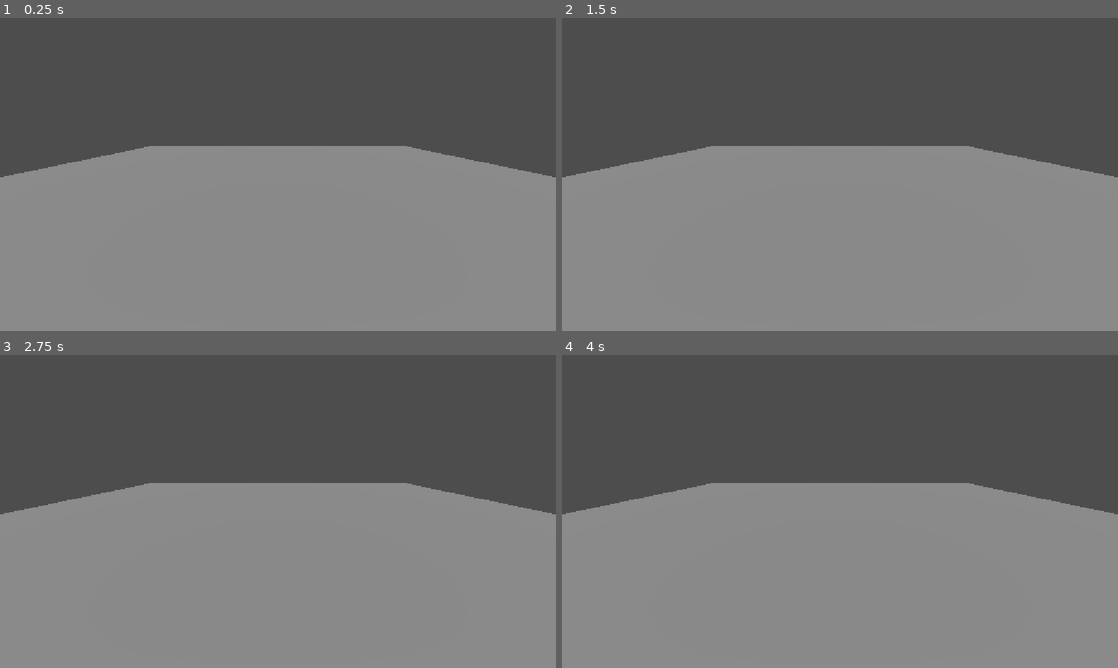
Above: before the commit, frames 1-4 (two rows, left to right).
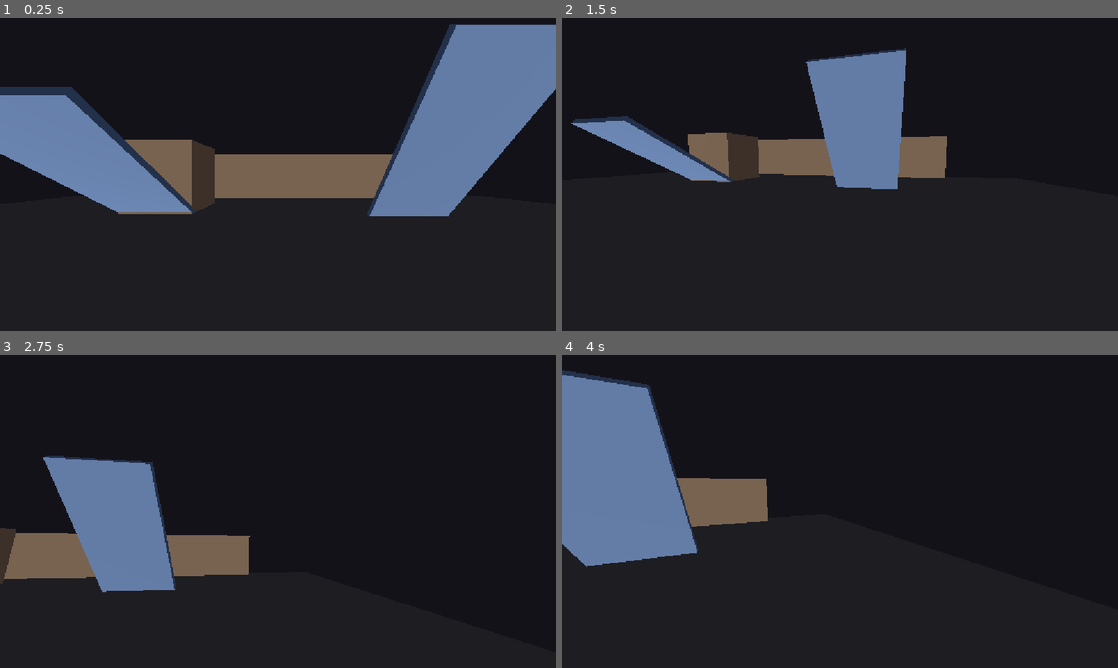
Above: after the commit, the same moments.

Repository: ryanhicke/dark-fantasy-fps
Game: Godot game, scene res://main.tscn
Two runs of this game, one before a commit and one after it. Both use one fixed random seed, a clock stepped at 60 frames per second and the inputs below.
Inputs (mouse positions are in pixels of both pictures, inside the frame that each line leads up to):
- Up to frame 1 (0.25 s): no input
- Up to frame 2 (1.5 s): tap Enter at 0.5 s; move the mouse to (962, 158) at 0.52 s; hold D (move_right, bound only after the commit) 0.53-1.25 s; tap Space (jump, bound only after the commit) at 0.6, 0.77, 1.07 s; click (962, 158) at 0.67 s; drag from (728, 190) to (812, 237) at 1.27 s
- Up to frame 3 (2.75 s): tap Space (jump, bound only after the commit) at 2, 2.3 s; move the mouse to (333, 442) at 2.02 s; hold D (move_right, bound only after the commit) from 2.03 s (still down); tap Alt at 2.1 s; click (333, 442) at 2.17 s
- Up to frame 4 (4 s): release D (move_right, bound only after the commit) at 2.75 s; drag from (812, 574) to (673, 464) at 2.77 s; tap Enter at 3.5 s; move the mouse to (1006, 558) at 3.52 s; hold A (move_left, bound only after the commit) from 3.53 s (still down); tap Space (jump, bound only after the commit) at 3.6, 3.77 s; click (1006, 558) at 3.67 s

The runs differ from the first frame. In frame 1, 100% of the frame differs, in the area x 0-100%, y 0-100%; in frame 2, 100%; in frame 3, 100%; in frame 4, 100%.

Commit message:
add movement

Diff:
--- a/levels/test_level.tscn
+++ b/levels/test_level.tscn
@@ -1,16 +1,117 @@
 [gd_scene format=3]
 
+[ext_resource type="PackedScene" path="res://player/player.tscn" id="1_player"]
+
+[sub_resource type="Environment" id="Environment_test"]
+background_mode = 1
+background_color = Color(0.08, 0.07, 0.1, 1)
+ambient_light_source = 2
+ambient_light_color = Color(0.45, 0.45, 0.5, 1)
+
+[sub_resource type="StandardMaterial3D" id="Material_floor"]
+albedo_color = Color(0.3, 0.3, 0.3, 1)
+
+[sub_resource type="StandardMaterial3D" id="Material_block"]
+albedo_color = Color(0.55, 0.45, 0.35, 1)
+
+[sub_resource type="StandardMaterial3D" id="Material_ramp"]
+albedo_color = Color(0.35, 0.45, 0.6, 1)
+
 [sub_resource type="PlaneMesh" id="PlaneMesh_floor"]
-size = Vector2(20, 20)
+material = SubResource("Material_floor")
+size = Vector2(30, 30)
+
+[sub_resource type="BoxShape3D" id="BoxShape3D_floor"]
+size = Vector3(30, 1, 30)
+
+[sub_resource type="BoxMesh" id="BoxMesh_wall"]
+material = SubResource("Material_block")
+size = Vector3(20, 3, 0.5)
+
+[sub_resource type="BoxShape3D" id="BoxShape3D_wall"]
+size = Vector3(20, 3, 0.5)
+
+[sub_resource type="BoxMesh" id="BoxMesh_ramp"]
+material = SubResource("Material_ramp")
+size = Vector3(3, 0.2, 6)
+
+[sub_resource type="BoxShape3D" id="BoxShape3D_ramp"]
+size = Vector3(3, 0.2, 6)
+
+[sub_resource type="BoxMesh" id="BoxMesh_platform"]
+material = SubResource("Material_block")
+size = Vector3(3, 3, 3)
+
+[sub_resource type="BoxShape3D" id="BoxShape3D_platform"]
+size = Vector3(3, 3, 3)
+
+[sub_resource type="BoxMesh" id="BoxMesh_ledge"]
+material = SubResource("Material_block")
+size = Vector3(3, 0.5, 3)
+
+[sub_resource type="BoxShape3D" id="BoxShape3D_ledge"]
+size = Vector3(3, 0.5, 3)
 
 [node name="TestLevel" type="Node3D"]
 
-[node name="Floor" type="MeshInstance3D" parent="."]
+[node name="WorldEnvironment" type="WorldEnvironment" parent="."]
+environment = SubResource("Environment_test")
+
+[node name="Sun" type="DirectionalLight3D" parent="."]
+transform = Transform3D(1, 0, 0, 0, 0.5, -0.866025, 0, 0.866025, 0.5, 0, 10, 0)
+
+[node name="Floor" type="StaticBody3D" parent="."]
+
+[node name="MeshInstance3D" type="MeshInstance3D" parent="Floor"]
 mesh = SubResource("PlaneMesh_floor")
 
-[node name="Sun" type="DirectionalLight3D" parent="."]
-transform = Transform3D(1, 0, 0, 0, 0.5, 0.866025, 0, -0.866025, 0.5, 0, 10, 0)
+[node name="CollisionShape3D" type="CollisionShape3D" parent="Floor"]
+transform = Transform3D(1, 0, 0, 0, 1, 0, 0, 0, 1, 0, -0.5, 0)
+shape = SubResource("BoxShape3D_floor")
 
-[node name="Camera3D" type="Camera3D" parent="."]
-transform = Transform3D(1, 0, 0, 0, 0.965926, 0.258819, 0, -0.258819, 0.965926, 0, 2, 6)
-current = true
+[node name="Wall" type="StaticBody3D" parent="."]
+transform = Transform3D(1, 0, 0, 0, 1, 0, 0, 0, 1, 0, 1.5, -14)
+
+[node name="MeshInstance3D" type="MeshInstance3D" parent="Wall"]
+mesh = SubResource("BoxMesh_wall")
+
+[node name="CollisionShape3D" type="CollisionShape3D" parent="Wall"]
+shape = SubResource("BoxShape3D_wall")
+
+[node name="RampGentle30" type="StaticBody3D" parent="."]
+transform = Transform3D(1, 0, 0, 0, 0.866025, 0.5, 0, -0.5, 0.866025, -5, 1.5, -6)
+
+[node name="MeshInstance3D" type="MeshInstance3D" parent="RampGentle30"]
+mesh = SubResource("BoxMesh_ramp")
+
+[node name="CollisionShape3D" type="CollisionShape3D" parent="RampGentle30"]
+shape = SubResource("BoxShape3D_ramp")
+
+[node name="Platform" type="StaticBody3D" parent="."]
+transform = Transform3D(1, 0, 0, 0, 1, 0, 0, 0, 1, -5, 1.5, -9.8)
+
+[node name="MeshInstance3D" type="MeshInstance3D" parent="Platform"]
+mesh = SubResource("BoxMesh_platform")
+
+[node name="CollisionShape3D" type="CollisionShape3D" parent="Platform"]
+shape = SubResource("BoxShape3D_platform")
+
+[node name="RampSteep50" type="StaticBody3D" parent="."]
+transform = Transform3D(1, 0, 0, 0, 0.642788, 0.766044, 0, -0.766044, 0.642788, 5, 2.298, -6)
+
+[node name="MeshInstance3D" type="MeshInstance3D" parent="RampSteep50"]
+mesh = SubResource("BoxMesh_ramp")
+
+[node name="CollisionShape3D" type="CollisionShape3D" parent="RampSteep50"]
+shape = SubResource("BoxShape3D_ramp")
+
+[node name="Ledge" type="StaticBody3D" parent="."]
+transform = Transform3D(1, 0, 0, 0, 1, 0, 0, 0, 1, 0, 0.25, 5)
+
+[node name="MeshInstance3D" type="MeshInstance3D" parent="Ledge"]
+mesh = SubResource("BoxMesh_ledge")
+
+[node name="CollisionShape3D" type="CollisionShape3D" parent="Ledge"]
+shape = SubResource("BoxShape3D_ledge")
+
+[node name="Player" parent="." instance=ExtResource("1_player")]
--- /dev/null
+++ b/player/player.gd
@@ -0,0 +1,104 @@
+class_name Player
+extends CharacterBody3D
+## First-person player: ground/air movement, jumping, mouse look, head bob.
+##
+## Body yaw handles left/right look; Head pitch handles up/down. Keeping them
+## separate means movement direction never depends on vertical look.
+
+const PITCH_LIMIT: float = 89.0 * PI / 180.0
+## How fast head bob fades in/out when starting, stopping, or leaving the floor.
+const HEAD_BOB_BLEND_SPEED: float = 6.0
+
+@export_group("Movement")
+## Top horizontal speed in m/s. Doom-style: fast, always running.
+@export var move_speed: float = 8.0
+## m/s² toward the target velocity while grounded with input held.
+@export var ground_acceleration: float = 60.0
+## m/s² toward zero while grounded with no input. High = snappy stops.
+@export var ground_friction: float = 50.0
+## m/s² of steering while airborne. Low, so jumps commit to a direction.
+@export var air_acceleration: float = 15.0
+@export var jump_velocity: float = 5.5
+## Separate from the project gravity so jump arc can be tuned on its own.
+@export var gravity: float = 15.0
+
+@export_group("Look")
+## Radians of rotation per pixel of mouse movement.
+@export var mouse_sensitivity: float = 0.002
+
+@export_group("Head Bob")
+@export var head_bob_enabled: bool = true
+## Peak vertical camera offset in meters at full speed.
+@export var head_bob_amplitude: float = 0.04
+## Meters travelled per full bob cycle. Tying bob to distance (not time)
+## keeps it in step with movement at any speed.
+@export var head_bob_stride: float = 2.5
+
+var _bob_phase: float = 0.0
+var _bob_weight: float = 0.0
+
+@onready var _head: Node3D = $Head
+@onready var _camera: Camera3D = $Head/Camera3D
+
+
+func _ready() -> void:
+	Input.mouse_mode = Input.MOUSE_MODE_CAPTURED
+
+
+func _unhandled_input(event: InputEvent) -> void:
+	if event is InputEventMouseMotion:
+		if Input.mouse_mode == Input.MOUSE_MODE_CAPTURED:
+			# screen_relative ignores window stretch scaling, so sensitivity
+			# stays the same regardless of window size or render resolution.
+			var motion: InputEventMouseMotion = event as InputEventMouseMotion
+			rotate_y(-motion.screen_relative.x * mouse_sensitivity)
+			_head.rotation.x = clampf(
+				_head.rotation.x - motion.screen_relative.y * mouse_sensitivity,
+				-PITCH_LIMIT, PITCH_LIMIT
+			)
+	elif event.is_action_pressed("ui_cancel"):
+		# Stopgap until a pause menu owns mouse capture.
+		Input.mouse_mode = Input.MOUSE_MODE_VISIBLE
+	elif event is InputEventMouseButton and event.is_pressed():
+		if Input.mouse_mode != Input.MOUSE_MODE_CAPTURED:
+			Input.mouse_mode = Input.MOUSE_MODE_CAPTURED
+			# Consume the recapture click so it never fires a weapon later.
+			get_viewport().set_input_as_handled()
+
+
+func _physics_process(delta: float) -> void:
+	var on_floor: bool = is_on_floor()
+
+	if not on_floor:
+		velocity.y -= gravity * delta
+	elif Input.is_action_just_pressed("jump"):
+		velocity.y = jump_velocity
+
+	var input_dir: Vector2 = Input.get_vector("move_left", "move_right", "move_forward", "move_back")
+	# Basis is yaw-only, so this stays horizontal and keeps input magnitude.
+	var wish_dir: Vector3 = transform.basis * Vector3(input_dir.x, 0.0, input_dir.y)
+	var horizontal: Vector3 = Vector3(velocity.x, 0.0, velocity.z)
+	var has_input: bool = input_dir != Vector2.ZERO
+
+	if on_floor:
+		if has_input:
+			horizontal = horizontal.move_toward(wish_dir * move_speed, ground_acceleration * delta)
+		else:
+			horizontal = horizontal.move_toward(Vector3.ZERO, ground_friction * delta)
+	elif has_input:
+		# No air friction: releasing keys mid-jump keeps momentum.
+		horizontal = horizontal.move_toward(wish_dir * move_speed, air_acceleration * delta)
+
+	velocity.x = horizontal.x
+	velocity.z = horizontal.z
+	move_and_slide()
+
+
+func _process(delta: float) -> void:
+	var speed: float = Vector2(velocity.x, velocity.z).length()
+	var target_weight: float = 0.0
+	if head_bob_enabled and is_on_floor():
+		target_weight = clampf(speed / move_speed, 0.0, 1.0)
+	_bob_weight = move_toward(_bob_weight, target_weight, HEAD_BOB_BLEND_SPEED * delta)
+	_bob_phase = fmod(_bob_phase + speed * delta * TAU / head_bob_stride, TAU)
+	_camera.position.y = sin(_bob_phase) * head_bob_amplitude * _bob_weight
--- /dev/null
+++ b/player/player.tscn
@@ -0,0 +1,21 @@
+[gd_scene format=3]
+
+[ext_resource type="Script" path="res://player/player.gd" id="1_player"]
+
+[sub_resource type="CapsuleShape3D" id="CapsuleShape3D_body"]
+radius = 0.4
+height = 1.8
+
+[node name="Player" type="CharacterBody3D"]
+floor_snap_length = 0.2
+script = ExtResource("1_player")
+
+[node name="CollisionShape3D" type="CollisionShape3D" parent="."]
+transform = Transform3D(1, 0, 0, 0, 1, 0, 0, 0, 1, 0, 0.9, 0)
+shape = SubResource("CapsuleShape3D_body")
+
+[node name="Head" type="Node3D" parent="."]
+transform = Transform3D(1, 0, 0, 0, 1, 0, 0, 0, 1, 0, 1.6, 0)
+
+[node name="Camera3D" type="Camera3D" parent="Head"]
+current = true
--- a/project.godot
+++ b/project.godot
@@ -27,6 +27,34 @@
 window/stretch/mode="canvas_items"
 window/stretch/aspect="expand"
 
+[input]
+
+move_forward={
+"deadzone": 0.2,
+"events": [Object(InputEventKey,"resource_local_to_scene":false,"resource_name":"","device":-1,"window_id":0,"alt_pressed":false,"shift_pressed":false,"ctrl_pressed":false,"meta_pressed":false,"pressed":false,"keycode":0,"physical_keycode":87,"key_label":0,"unicode":119,"location":0,"echo":false,"script":null)
+]
+}
+move_back={
+"deadzone": 0.2,
+"events": [Object(InputEventKey,"resource_local_to_scene":false,"resource_name":"","device":-1,"window_id":0,"alt_pressed":false,"shift_pressed":false,"ctrl_pressed":false,"meta_pressed":false,"pressed":false,"keycode":0,"physical_keycode":83,"key_label":0,"unicode":115,"location":0,"echo":false,"script":null)
+]
+}
+move_left={
+"deadzone": 0.2,
+"events": [Object(InputEventKey,"resource_local_to_scene":false,"resource_name":"","device":-1,"window_id":0,"alt_pressed":false,"shift_pressed":false,"ctrl_pressed":false,"meta_pressed":false,"pressed":false,"keycode":0,"physical_keycode":65,"key_label":0,"unicode":97,"location":0,"echo":false,"script":null)
+]
+}
+move_right={
+"deadzone": 0.2,
+"events": [Object(InputEventKey,"resource_local_to_scene":false,"resource_name":"","device":-1,"window_id":0,"alt_pressed":false,"shift_pressed":false,"ctrl_pressed":false,"meta_pressed":false,"pressed":false,"keycode":0,"physical_keycode":68,"key_label":0,"unicode":100,"location":0,"echo":false,"script":null)
+]
+}
+jump={
+"deadzone": 0.2,
+"events": [Object(InputEventKey,"resource_local_to_scene":false,"resource_name":"","device":-1,"window_id":0,"alt_pressed":false,"shift_pressed":false,"ctrl_pressed":false,"meta_pressed":false,"pressed":false,"keycode":0,"physical_keycode":32,"key_label":0,"unicode":32,"location":0,"echo":false,"script":null)
+]
+}
+
 [physics]
 
 3d/physics_engine="Jolt Physics"
Not shown, added: core/audio_manager.gd.uid
Not shown, added: core/event_bus.gd.uid
Not shown, added: core/game_state.gd.uid
Not shown, added: core/save_manager.gd.uid
Not shown, added: main.gd.uid
Not shown, added: player/player.gd.uid
